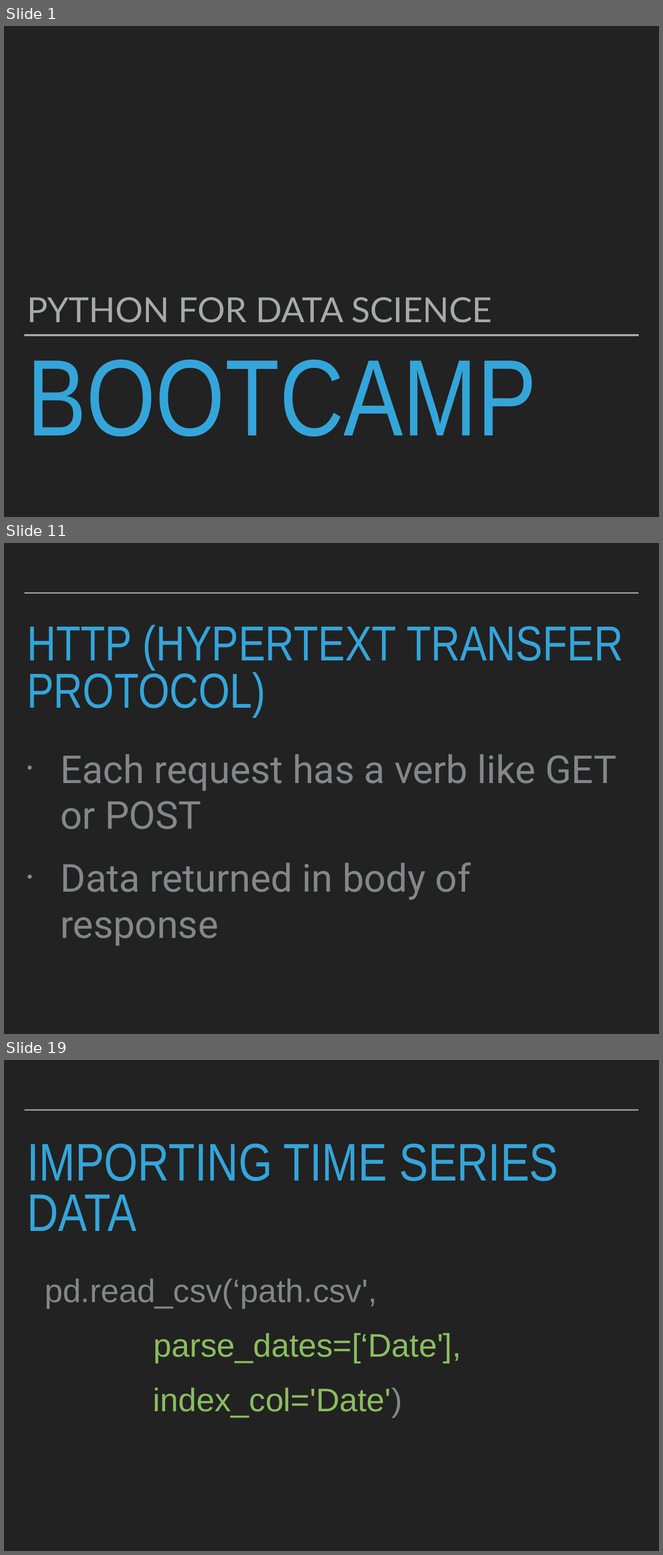
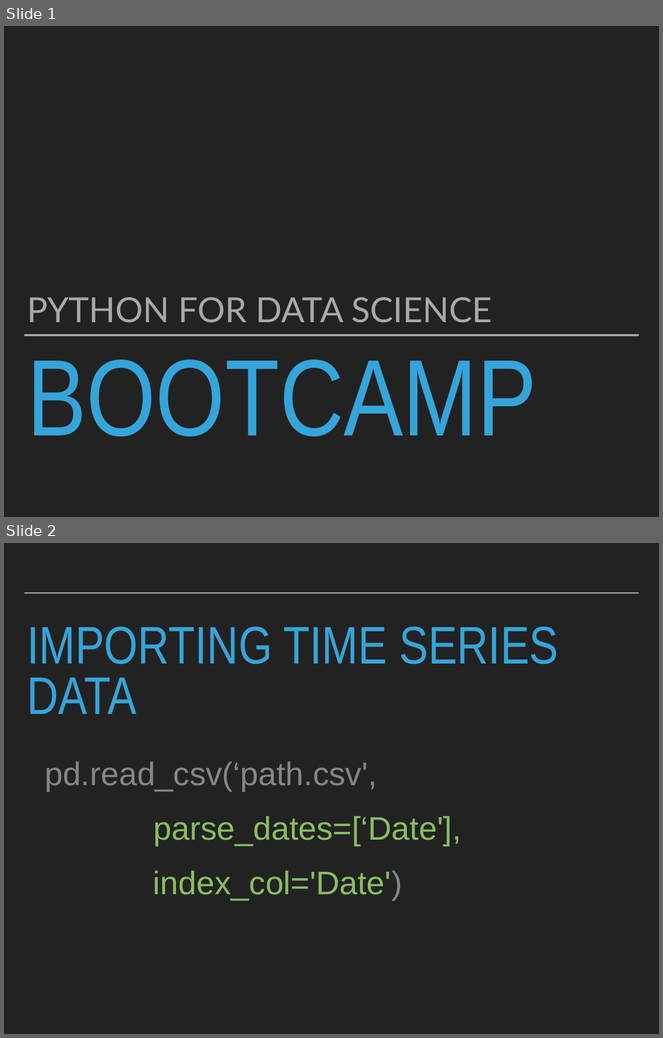
Before and after one commit to robcarrington/python-for-data-science, a slide deck: Session8/Session8_Slides.pptx. Shown one above the other, each under a label of ours: slides 1, 11 and 19 before the commit, slides 1 and 2 after it; the slides between them are not shown. The pictures are 663x1555 and 663x1038 pixels, drawn with LibreOffice and Linux fonts; fonts in the diff are those of the drawing. Boxes give left, top, right and bottom in pixels: in the first picture for what was removed or moved away, otherwise in the second. Text is boxed around its words. In the diff, an @@ line names an element or a change of style, - is before the commit and + after.

```diff
--- a/Session8/Session8_Slides.pptx
+++ b/Session8/Session8_Slides.pptx
@@ slide 11 removed at [4,543,659,1034], background #222222; not listed: 1 template element that a slide beside it also shows @@
@@ title removed at [27,625,623,717] @@
-HTTP (HYPERTEXT TRANSFER PROTOCOL)
@@ text removed at [61,754,617,946] @@
-• Each request has a verb like GET or POST
-• Data returned in body of response
@@ what was slide 19 is now slide 2 @@
```
Also in this commit, not shown: 4 slides changed, 9 slides added, 46 other slides removed, 3 other files.
